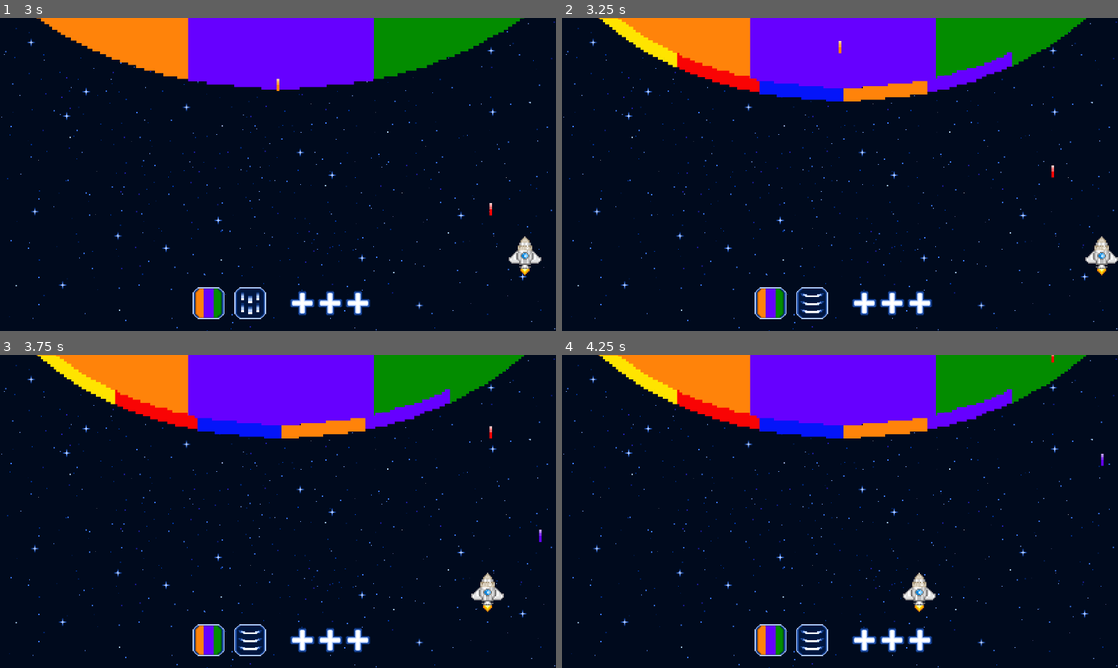
Above: before the commit, frames 1-4 (two rows, left to right).
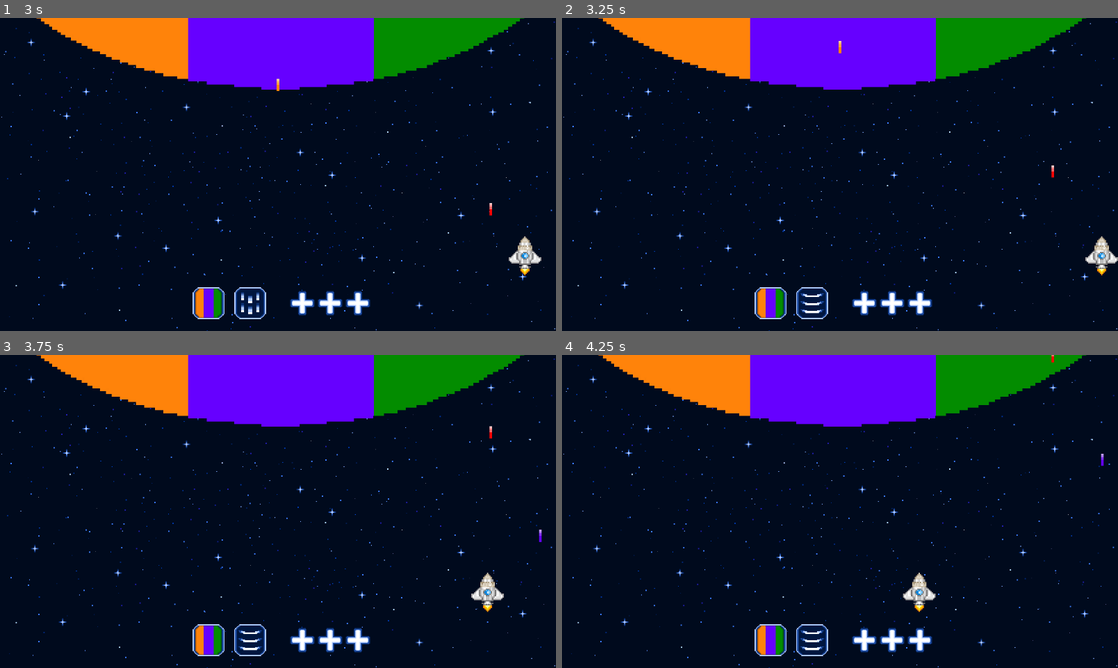
Above: after the commit, the same moments.

Repository: Annars30/GithubRepos-FINAL-project-ver1
Game: Godot game, scene res://Scenes/game.tscn
Two runs of this game, one before a commit and one after it. Both use one fixed random seed, a clock stepped at 60 frames per second and the inputs below.
Inputs (mouse positions are in pixels of both pictures, inside the frame that each line leads up to):
- Up to frame 1 (3 s): tap Enter at 0.5 s; move the mouse to (211, 302) at 0.52 s; hold Right (move_right) 0.53-1.28 s; hold B (fire_blue) 0.53-1.28 s; click (211, 302) at 0.67 s; move the mouse to (250, 302) at 1.27 s; hold Left (move_left) 1.28-2.03 s; tap G (fire_green) at 1.35 s; click (250, 302) at 1.42 s; move the mouse to (333, 105) at 2.02 s; hold O (fire_orange) 2.03-2.78 s; hold Right (move_right) from 2.03 s (still down); move the mouse to (250, 237) at 2.77 s; tap R (fire_red) at 2.85 s; click (250, 237) at 2.92 s
- Up to frame 2 (3.25 s): keep holding Right (move_right)
- Up to frame 3 (3.75 s): move the mouse to (444, 558) at 3.52 s; release Right (move_right) at 3.53 s; hold Left (move_left) from 3.53 s (still down); hold V (fire_violet) from 3.53 s (still down)
- Up to frame 4 (4.25 s): keep holding Left (move_left); keep holding V (fire_violet)

Frame 1 is identical in both runs. In frame 2, 3.5% of the frame differs, in the area x 6-95%, y 0-27%; in frame 3, 3.5%; in frame 4, 3.5%.
Error before the commit: Invalid access to property or key 'position' on a base object of type 'null instance'. (res://Scripts/supernova_wave_3.gd:10)
Error after the commit: Invalid assignment of property or key 'direction' with value of type 'Vector2' on a base object of type 'CharacterBody2D'. (res://Scripts/supernova.gd:55)

Commit message:
Update supernova.gd

Diff:
--- a/Scripts/supernova.gd
+++ b/Scripts/supernova.gd
@@ -1,10 +1,9 @@
 extends CharacterBody2D
-class_name Supernova
+
 
 @onready var supernova = $AnimatedSprite2D   #supernova
-@onready var supernova_wave3 = $Sprite2D #supernova wave3
-@onready var supernova_wave6 = $Sprite2D #supernova wave6
-@onready var supernova_beams3 = $Sprite2D #supernova beams3
+@onready var supernova_wave: AnimatedSprite2D = $AnimatedSprite2D#supernova wave
+@onready var supernova_beams = $Sprite2D #supernova beams
 var expand := false
 var expand_speed := 7.0
 @onready var marker_2d: Marker2D = $Marker2D
@@ -12,6 +11,8 @@
 var current_color_id : int
 var beam_colors_0 := [1, 2, 4]
 var beam_colors_1 := [0, 1, 2, 3, 4, 5]
+@onready var beam_timer: Timer = $BeamTimer
+var dice1_result: int
 
 
 #DICE1 ACTION EFFECT (3color,6color)
@@ -42,44 +43,44 @@
 	if result == 2:
 		expand = true
 	elif result == 0:
-		super_beam3_shoot(current_color_id)
+		super_beam_shoot(current_color_id)
+		beam_timer.start()
 	elif result == 1:
-		wave3_move()
-
-var wave3_scene = preload("res://Scenes/supernova_wave_3.tscn")
-func wave3_move():
-	var wave = wave3_scene.instantiate()
+		wave_move()
+#WAVE
+var wave_scene = preload("res://Scenes/supernova_wave.tscn")
+func wave_move():
+	var wave = wave_scene.instantiate()
 	wave.global_position = Vector2(646, 97)
 	wave.direction = Vector2.DOWN
 	get_tree().current_scene.add_child(wave)
+	wave.wave_color()
 
-var wave6_scene = preload ("res://Scenes/supernova_wave_6.tscn")
-func wave6_move():
-	var wave2 = wave6_scene.instantiate()
-	wave2.global_position = Vector2(646, 97)
-	wave2.direction = Vector2.DOWN
-	get_tree().current_scene.add_child(wave2)
+#BEAMS
+var super_beam = preload ("res://Scenes/supernova_beam.tscn")
+func super_beam_shoot(color_id):
+	if color_id == 0:
+		for number in beam_colors_0:
+			var supbeam = super_beam.instantiate()
+			supbeam.direction = Vector2.DOWN
+
+			var random_x := randi_range(marker_2d.position.x, marker_2d_2.position.x)
+			add_child(supbeam)
+			supbeam.set_color(number)
+			supbeam.position = Vector2(random_x, marker_2d.position.y)
+			print(supbeam.position)
+	elif color_id == 1:
+		for number in beam_colors_1:
+			var supbeam = super_beam.instantiate()
+			supbeam.direction = Vector2.DOWN
+
+			var random_x := randi_range(marker_2d.position.x, marker_2d_2.position.x)
+			add_child(supbeam)
+			supbeam.set_color(number)
+			supbeam.position = Vector2(random_x, marker_2d.position.y)
+			print(supbeam.position)
 
 
-var super_beam3 = preload ("res://Scenes/supernova_beam.tscn")
-func super_beam3_shoot(color_id):
-	if color_id == 0:
-		for number in beam_colors_0:
-			var supbeam3 = super_beam3.instantiate()
-			supbeam3.direction = Vector2.DOWN
-
-			var random_x := randi_range(marker_2d.position.x, marker_2d_2.position.x)
-			add_child(supbeam3)
-			supbeam3.set_color(number)
-			supbeam3.position = Vector2(random_x, marker_2d.position.y)
-			print(supbeam3.position)
-	elif color_id == 1:
-		for number in beam_colors_1:
-			var supbeam3 = super_beam3.instantiate()
-			supbeam3.direction = Vector2.DOWN
-
-			var random_x := randi_range(marker_2d.position.x, marker_2d_2.position.x)
-			add_child(supbeam3)
-			supbeam3.set_color(number)
-			supbeam3.position = Vector2(random_x, marker_2d.position.y)
-			print(supbeam3.position)
+#BEAMS SHOOTING INFINITELY
+func _on_beam_timer_timeout() -> void:
+	super_beam_shoot(current_color_id)
